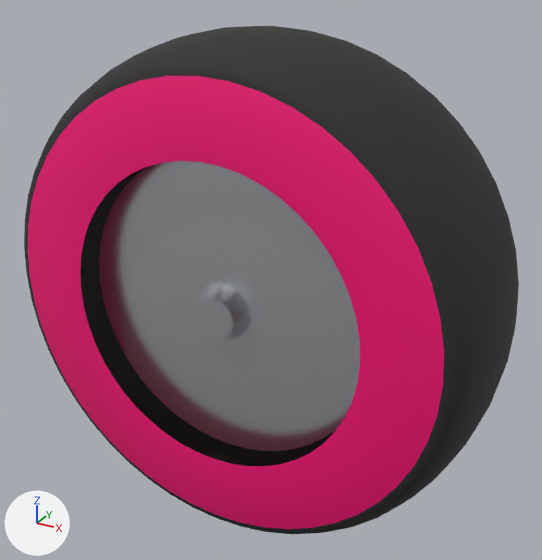
An edit to the glTF model assets/items/undercut.glb, drawn before and after from the same camera.
Camera for both pictures: a 50 mm camera at (4.43, -7.71, 3.99) aimed at (0.13, 0.11, 0.08). The axes (+X, +Y, +Z) are drawn at lower left. The lights are the same throughout. The first picture is the older version. Vertices at exactly the same position are counted once.

The first picture shows 'undercut'.
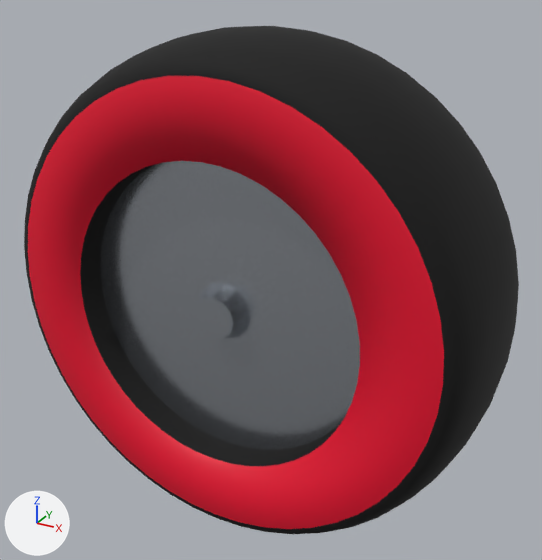
The change, as a list of edits to the scene's bpy script:
```text
Change mat_tyre:
    mat_tyre.base_color: (0.025, 0.025, 0.025) -> (0.00193, 0.00193, 0.00193)  # black #2c2c2c -> black #060606
Change mat_tyre_band:
    mat_tyre_band.base_color: (0.91, 0.0, 0.18) -> (0.807, 0.0, 0.0272)  # pink #f50076 -> red #e8002e
Change mat_rim:
    mat_rim.base_color: (0.75, 0.77, 0.8) -> (0.523, 0.554, 0.604)  # white #e1e3e7 -> light grey #bfc4cc
Change me_undercut:
    used by ob_undercut; location = (0.0, 0.0, 0.0)
    remove me_undercut.from_pydata(...)  # 768 vertices, 1332 faces; spans x -3.2..3.2, y -1.2..1.2, z -3.2..3.2
    add me_undercut.from_pydata(...)  # 768 vertices, 1428 faces; spans x -3.2..3.2, y -1.2..1.2, z -3.2..3.2
    me_undercut part 1
    96 new faces join them, mat_tyre (black #060606)
```

Pixel boxes [x1, y1, x2, y2] of what changed, in the pictures (542 x 560 px):
'undercut', recoloured, reshaped
    both: [24, 26, 519, 534]
part 1 of me_undercut, added
    after: [80, 165, 341, 466]
